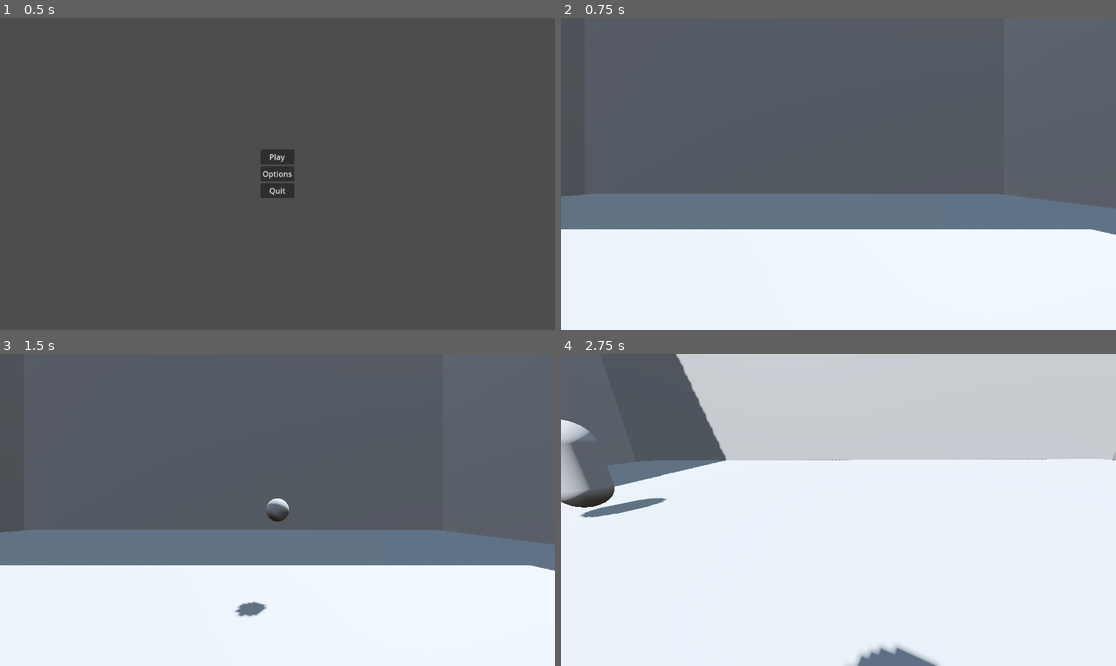
Above: before the commit, frames 1-4 (two rows, left to right).
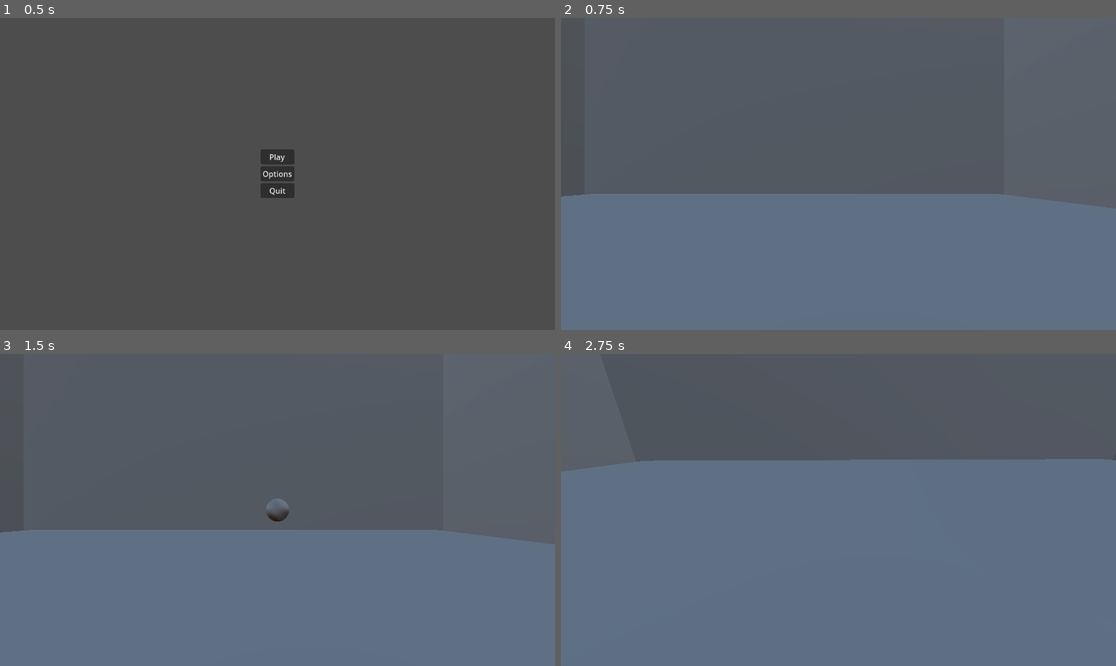
Above: after the commit, the same moments.

Repository: LeCodingOwl/split-3
Game: Godot game, scene res://menu.tscn
Two runs of this game, one before a commit and one after it. Both use one fixed random seed, a clock stepped at 60 frames per second and the inputs below.
Inputs (mouse positions are in pixels of both pictures, inside the frame that each line leads up to):
- Up to frame 1 (0.5 s): no input
- Up to frame 2 (0.75 s): click "Play" at 0.5 s
- Up to frame 3 (1.5 s): tap Enter at 1.25 s; move the mouse to (399, 494) at 1.27 s; click (399, 494) at 1.35 s
- Up to frame 4 (2.75 s): tap Space at 2 s; move the mouse to (810, 510) at 2.02 s; click (810, 510) at 2.1 s

Frame 1 is identical in both runs. In frame 2, 32% of the frame differs, in the area x 0-100%, y 67-100%; in frame 3, 32%; in frame 4, 90%, in the area x 0-100%, y 0-100%.

Commit message:
Imp0lemented flash at start

Diff:
--- /dev/null
+++ b/DirectionalLight3D2.gd
@@ -0,0 +1,36 @@
+extends Node3D
+
+@onready var animation_player = $AnimationPlayer
+@onready var light = $DirectionalLight3D  # Change to $OmniLight3D if you are using OmniLight
+@onready var timer = $Timer
+@onready var player1 = $Player1
+@onready var player2 = $Player2
+
+func _ready():
+	# Check if player nodes are set correctly
+	if not player1:
+		print("Player1 node not found")
+	if not player2:
+		print("Player2 node not found")
+
+	# Proceed only if both player nodes are found
+	if player1 and player2:
+		# Initially make players invisible
+		player1.visible = false
+		player2.visible = false
+
+		# Start the light flash animation
+		animation_player.play("flash")
+
+		# Start the timer to handle visibility after the flash
+		timer.start(1.0)  # Adjust the time to match your flash duration
+		timer.timeout.connect(_on_Timer_timeout)
+	else:
+		print("Players not properly initialized, aborting visibility change")
+
+func _on_Timer_timeout():
+	# Make players visible after the timer ends
+	if player1:
+		player1.visible = true
+	if player2:
+		player2.visible = true
--- a/main.tscn
+++ b/main.tscn
@@ -37,6 +37,43 @@
 
 [sub_resource type="CapsuleShape3D" id="CapsuleShape3D_y05ys"]
 
+[sub_resource type="Animation" id="Animation_bga1y"]
+resource_name = "flash"
+length = 2.5
+tracks/0/type = "value"
+tracks/0/imported = false
+tracks/0/enabled = true
+tracks/0/path = NodePath("DirectionalLight3D2:light_energy")
+tracks/0/interp = 1
+tracks/0/loop_wrap = true
+tracks/0/keys = {
+"times": PackedFloat32Array(1.5, 1.8, 2.1),
+"transitions": PackedFloat32Array(1, 1, 1),
+"update": 0,
+"values": [0.0, 7.928, 0.0]
+}
+
+[sub_resource type="Animation" id="Animation_qghi4"]
+length = 0.001
+tracks/0/type = "value"
+tracks/0/imported = false
+tracks/0/enabled = true
+tracks/0/path = NodePath("DirectionalLight3D2:light_energy")
+tracks/0/interp = 1
+tracks/0/loop_wrap = true
+tracks/0/keys = {
+"times": PackedFloat32Array(0),
+"transitions": PackedFloat32Array(1),
+"update": 0,
+"values": [0.0]
+}
+
+[sub_resource type="AnimationLibrary" id="AnimationLibrary_ougiq"]
+_data = {
+"RESET": SubResource("Animation_qghi4"),
+"flash": SubResource("Animation_bga1y")
+}
+
 [node name="Node3D" type="Node3D"]
 script = ExtResource("1_kt5hb")
 
@@ -78,6 +115,15 @@
 [node name="CollisionShape3D" type="CollisionShape3D" parent="Room/newFloor/StaticBody3D"]
 shape = SubResource("ConcavePolygonShape3D_5ohwt")
 
+[node name="newFloor2" type="MeshInstance3D" parent="Room"]
+transform = Transform3D(-1.31134e-07, -44.3617, 2.09272e-14, 3, -1.93911e-06, -2.09272e-14, 1.04636e-15, 1.54728e-14, 60, -1.27842, 23.41, 2.08165e-12)
+mesh = SubResource("BoxMesh_ae66r")
+
+[node name="StaticBody3D" type="StaticBody3D" parent="Room/newFloor2"]
+
+[node name="CollisionShape3D" type="CollisionShape3D" parent="Room/newFloor2/StaticBody3D"]
+shape = SubResource("ConcavePolygonShape3D_5ohwt")
+
 [node name="Wall3" type="MeshInstance3D" parent="Room"]
 transform = Transform3D(-8.74228e-08, 0, 40, 0, 25, 0, -2, 0, -1.74846e-06, -0.129, 12.163, -18.997)
 mesh = SubResource("BoxMesh_ae66r")
@@ -94,6 +140,7 @@
 [node name="StaticBody3D" type="StaticBody3D" parent="Room/Wall4"]
 
 [node name="CollisionShape3D" type="CollisionShape3D" parent="Room/Wall4/StaticBody3D"]
+transform = Transform3D(1, 0, -5.68434e-14, 0, 1, 0, 0, 0, 1, 0, 0, 0)
 shape = SubResource("ConcavePolygonShape3D_5ohwt")
 
 [node name="WorldEnvironment" type="WorldEnvironment" parent="."]
@@ -154,5 +201,16 @@
 
 [node name="TransitionMenu" parent="CanvasLayer" instance=ExtResource("2_4br2y")]
 
+[node name="DirectionalLight3D2" type="DirectionalLight3D" parent="."]
+transform = Transform3D(1, 0, 0, 0, 0.0670574, 0.997749, 0, -0.997749, 0.0670574, 0, 17.1276, -0.176893)
+light_energy = 0.0
+
+[node name="Timer" type="Timer" parent="."]
+
+[node name="AnimationPlayer" type="AnimationPlayer" parent="."]
+libraries = {
+"": SubResource("AnimationLibrary_ougiq")
+}
+
 [connection signal="area_entered" from="PlayerOne/Area3D" to="PlayerOne" method="_on_area_3d_area_entered"]
 [connection signal="area_entered" from="PlayerTwo/Area3D" to="PlayerTwo" method="_on_area_3d_area_entered"]
--- a/new_script.gd
+++ b/new_script.gd
@@ -5,11 +5,25 @@
 const MAX_LENGTH := 100
 @onready var laser = $Laser as RayCast3D
 @onready var laser_visual = $Beam
+@onready var animation_player = $AnimationPlayer
+@onready var light = $DirectionalLight3D  # Change to $OmniLight3D if you are using OmniLight
+@onready var timer = $Timer
+@onready var player1 = $Player1
+@onready var player2 = $Player2
+func _ready():
 
-func _ready():
 	# Enable the raycast and set the initial target position
 	laser.enabled = true
 	laser.target_position = Vector3(MAX_LENGTH, 0, 0)
+	player1.visible = false
+	player2.visible = false
+
+	# Start the light flash animation
+	animation_player.play("flash")
+
+	# Start the timer to handle visibility after the flash
+	timer.start(1.0)  # Adjust the time to match your flash duration
+	timer.timeout.connect(_on_Timer_timeout)
 
 func _process(delta):
 	process_laser()
@@ -42,3 +56,7 @@
 	laser_visual.global_transform.origin = from
 	laser_visual.look_at(to, Vector3(0, 1, 0))  # The up direction is typically Vector3(0, 1, 0) in most 3D environments
 	laser_visual.scale = Vector3(laser_visual.scale.x, laser_visual.scale.y, distance)  # Adjust the beam length
+func _on_Timer_timeout():
+	# Make players visible after the timer ends
+	player1.visible = true
+	player2.visible = true
--- a/turnStateMachine.gd
+++ b/turnStateMachine.gd
@@ -11,11 +11,26 @@
 # If this ^ is 0, it is no one's turn
 # if it is 1, it is player 1's turn
 # if it is 2, it is player 2's turn
+@onready var animation_player = $AnimationPlayer
+@onready var light = $DirectionalLight3D  # Change to $OmniLight3D if you are using OmniLight
+@onready var timer = $Timer
+@onready var player1 = $PlayerOne
+@onready var player2 = $PlayerTwo
 
 var turnCounter
 
 # Called when the node enters the scene tree for the first time.
 func _ready():
+	player1.visible = false
+	player2.visible = false
+
+	# Start the light flash animation
+	if not animation_player:
+		print("Light node not found")
+	animation_player.play("flash")
+	# Start the timer to handle visibility after the flash
+	timer.start(3.0)  # Adjust the time to match your flash duration
+	timer.timeout.connect(_on_Timer_timeout)
 	# get both players
 	transition = $CanvasLayer/TransitionMenu
 	transition.hide()
@@ -32,7 +47,10 @@
 	turnCounter = 0
 	gameOver = false
 
-
+func _on_Timer_timeout():
+	# Make players visible after the timer ends
+	player1.visible = true
+	player2.visible = true
 # Called every frame. 'delta' is the elapsed time since the previous frame.
 func _process(delta):
 	if gameOver == false:
Not shown: 1 places in main.tscn that only renumber resources
